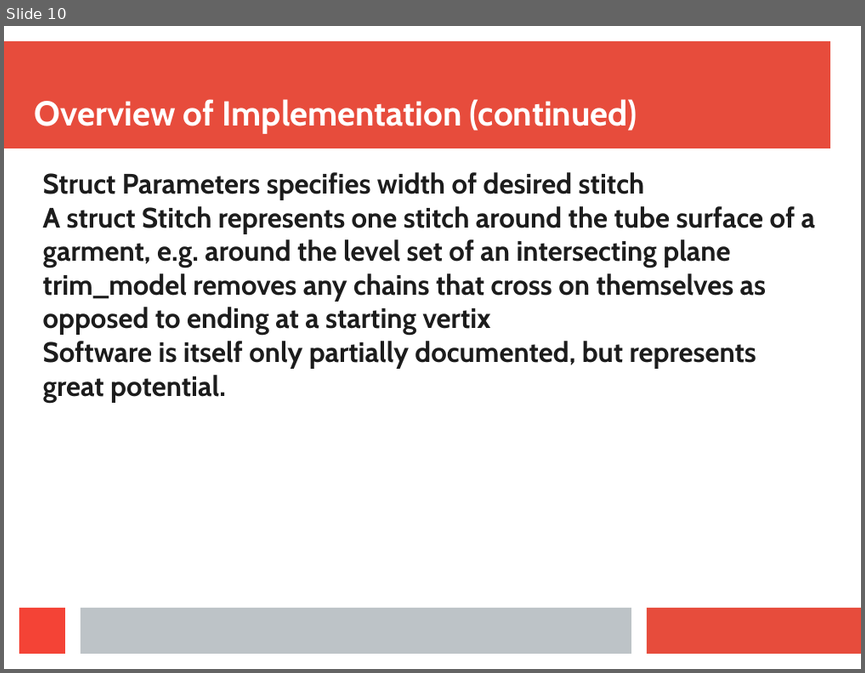
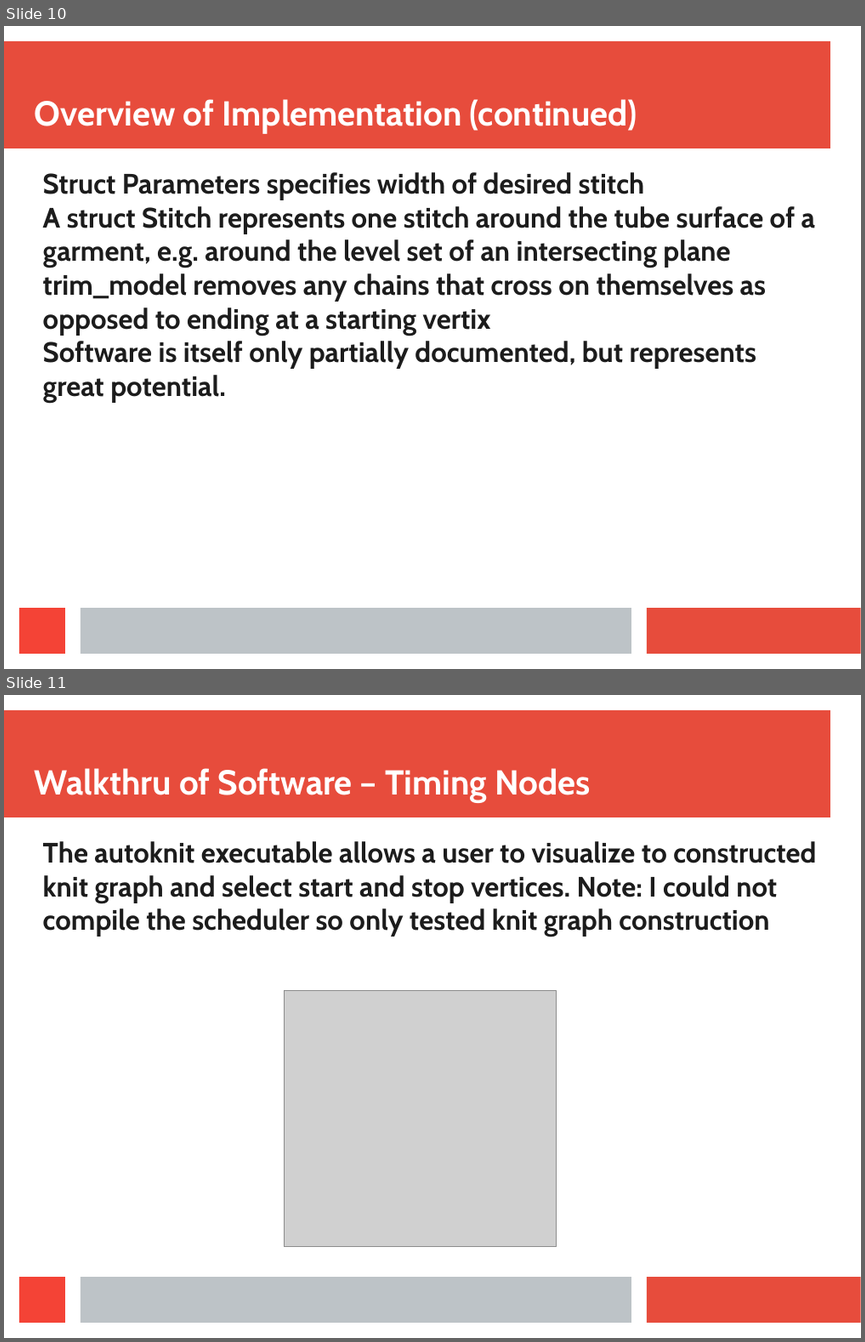
Before and after one commit to LRParser/CS536, a slide deck: Presentation.pptx. Shown one above the other, each under a label of ours: slide 10 before the commit, slides 10 and 11 after it. The pictures are 865x673 and 865x1342 pixels, drawn with LibreOffice and Linux fonts; fonts in the diff are those of the drawing; grey boxes stand for pictures. Boxes give left, top, right and bottom in pixels: in the first picture for what was removed or moved away, otherwise in the second. Text is boxed around its words. In the diff, an @@ line names an element or a change of style, - is before the commit and + after.

```diff
--- a/Presentation.pptx
+++ b/Presentation.pptx
@@ slide 11 added at bbox=[4, 695, 861, 1338], background #FFFFFF; not listed: 4 template elements that a slide beside it also shows @@
@@ text added at bbox=[35, 768, 590, 803], 32 pt, text #FFFFFF, bold @@
+Walkthru of Software – Timing Nodes
@@ text added at bbox=[43, 841, 816, 936], 26 pt, text #1C1C1C, bold @@
+The autoknit executable allows a user to visualize to constructed knit graph and select start and stop vertices. Note: I could not compile the scheduler so only tested knit graph construction
@@ picture added at bbox=[284, 991, 556, 1247] @@
```
Also in this commit, not shown: 1 slide changed, 2 other slides added, 1 other file.
